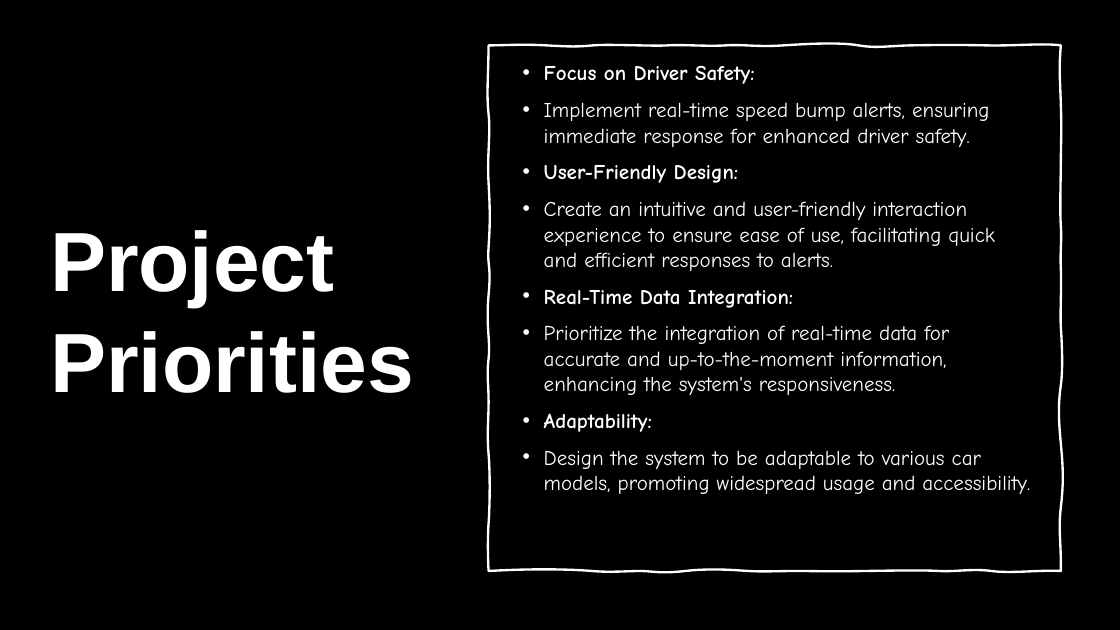
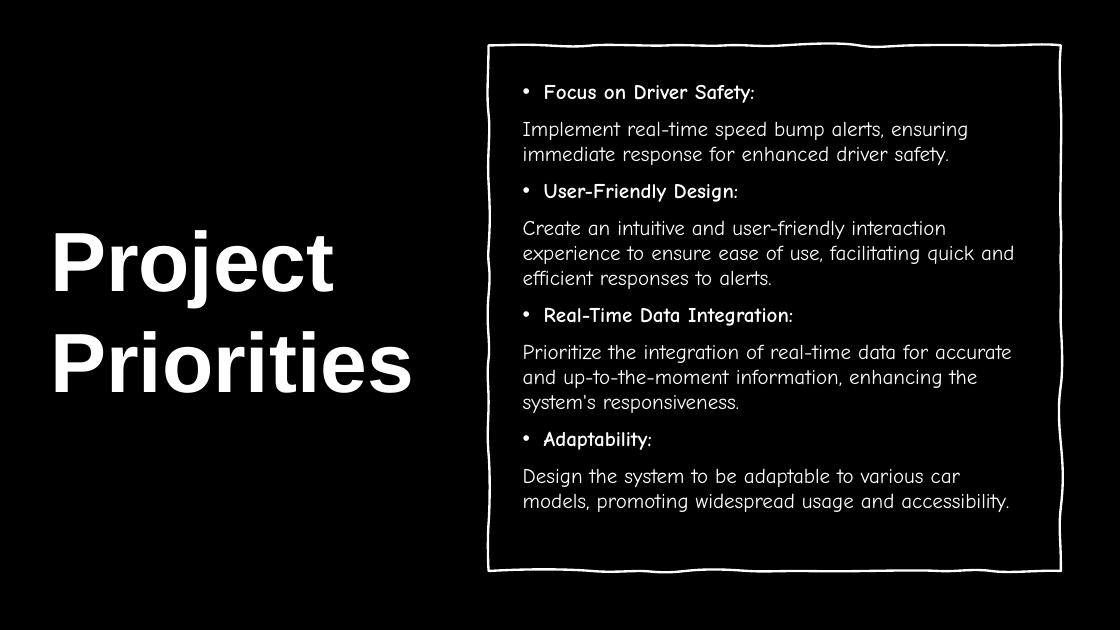
Before and after one commit to MrAbdalrahman/university, a slide deck: slide 6 of project_management/projectManegment.pptx (slide 5 before the commit). Drawn at 1120x630 pixels with LibreOffice and Linux fonts; fonts in the diff are those of the drawing; background and template pictures are left out. Boxes give left, top, right and bottom in pixels: in the first picture for what was removed or moved away, otherwise in the second. Text is boxed around its words. In the diff, an @@ line names an element or a change of style, - is before the commit and + after.

Commit message:
project manager

```diff
--- a/project_management/projectManegment.pptx
+++ b/project_management/projectManegment.pptx
@@ text at (523, 121, 1015, 512): bullet • to none @@
```
Also in this commit, not shown: 1 other slide changed, 1 slide added, 1 slide removed.
